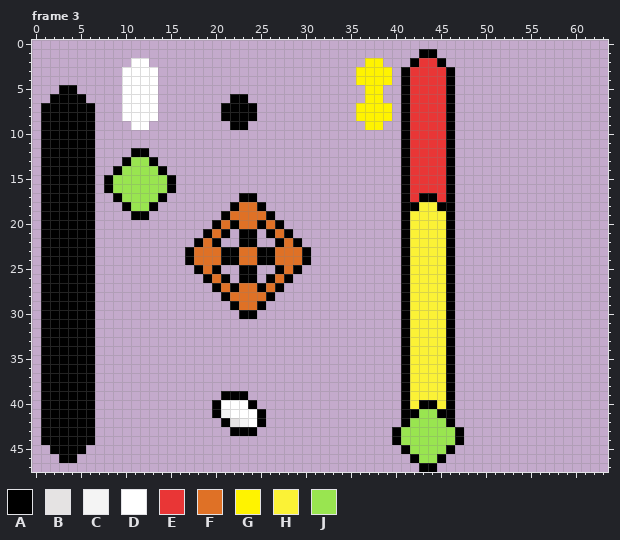
Edited in one commit: pixel-art file (assets/sprites/aim_system.aseprite). The picture above was drawn from the file before the commit.
64x48 pixels, 5 frames. Shown: frame 3. The commit also changed other frames, which this record leaves out.
Palette (. is transparent): A #000000  B #e5e3e3  C #f4f4f4  D #ffffff  E #e93636  F #df7126  G #fff300  H #fbf236  J #99e550
Pixels before, frame 3 (only the part around the change), first column x 6:
14 A..AJJJJA......................
15 A.AJJJJJJA.....................
16 A.AJJJJJJA.....................
17 A..AJJJJA........AA............
18 A...AJJA........AFFA...........
19 A....AA........AFFFFA..........
20 A.............AFAFFAFA.........
21 A............AFA.AA.AFA........
22 A...........AFA..AA..AFA.......
23 A..........AFFFAAFFAAFFFA......
24 A..........AFFFAAFFAAFFFA......
25 A...........AFA..AA..AFA.......
26 A............AFA.AA.AFA........
27 A.............AFAFFAFA.........
28 A..............AFFFFA..........
29 A...............AFFA...........
30 A................AA............
31 A..............................
32 A..............................
33 A..............................
34 A..............................
35 A..............................
36 A..............................
37 A..............................
38 A..............................
39 A..............AAA.............
40 A.............ADDDA............
After:
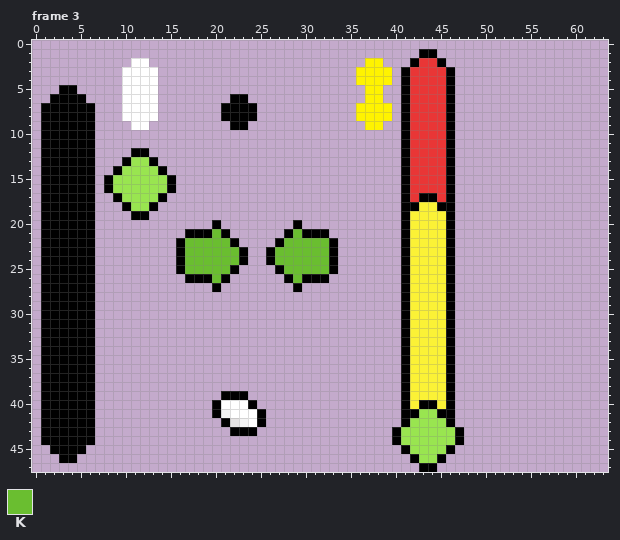
Colours new in this view: K #6abe30
Changes in this commit:
Frame 3, layer "Layer 1":
Colour A now appears in row 20 at x 29; in row 21 at x 17 to 18 and 30 to 32; in row 22 at x 16, 22 and 33; in rows 23 to 24 at x 16 and 33; in row 25 at x 16, 22 and 33; in row 26 at x 17 to 18 and 30 to 32.
Colour A now appears in row 27 at x 29.
The author changed colour F to colour A in rows 23 to 24 at x 23.
Colour K now appears in row 21 at x 29; in row 22 at x 17, 21 and 30 to 32; in rows 23 to 24 at x 31 to 32; in row 25 at x 17, 21 and 30 to 32; in row 26 at x 29.
The author changed colour A to colour K in row 22 at x 18, 20 and 29; in rows 23 to 24 at x 17, 21 to 22 and 30; in row 25 at x 18, 20 and 29.
The author changed colour F to colour K in row 21 at x 20; in row 22 at x 19 and 28; in rows 23 to 24 at x 18 to 20 and 27 to 29; in row 25 at x 19 and 28; in row 26 at x 20.
Colour A is removed in row 17 at x 23 to 24; in row 18 at x 22 and 25; in row 19 at x 21 and 26; in row 20 at x 22, 25 and 27; in row 21 at x 23 to 24 and 26; in row 22 at x 23 to 24.
Colour A is removed in rows 23 to 24 at x 25; in row 25 at x 23 to 24; in row 26 at x 23 to 24 and 26; in row 27 at x 22, 25 and 27; in row 28 at x 21 and 26; in row 29 at x 22 and 25.
Colour A is removed in row 30 at x 23 to 24.
Colour F is removed in row 18 at x 23 to 24; in row 19 at x 22 to 25; in row 20 at x 21, 23 to 24 and 26; in row 21 at x 27; in rows 23 to 24 at x 24; in row 26 at x 27.
Colour F is removed in row 27 at x 21, 23 to 24 and 26; in row 28 at x 22 to 25; in row 29 at x 23 to 24.
